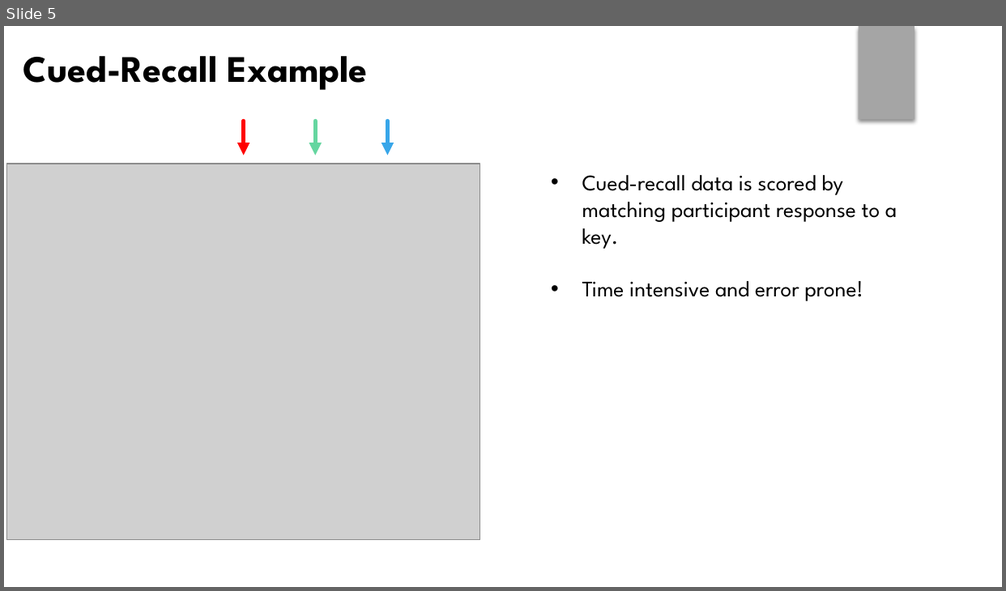
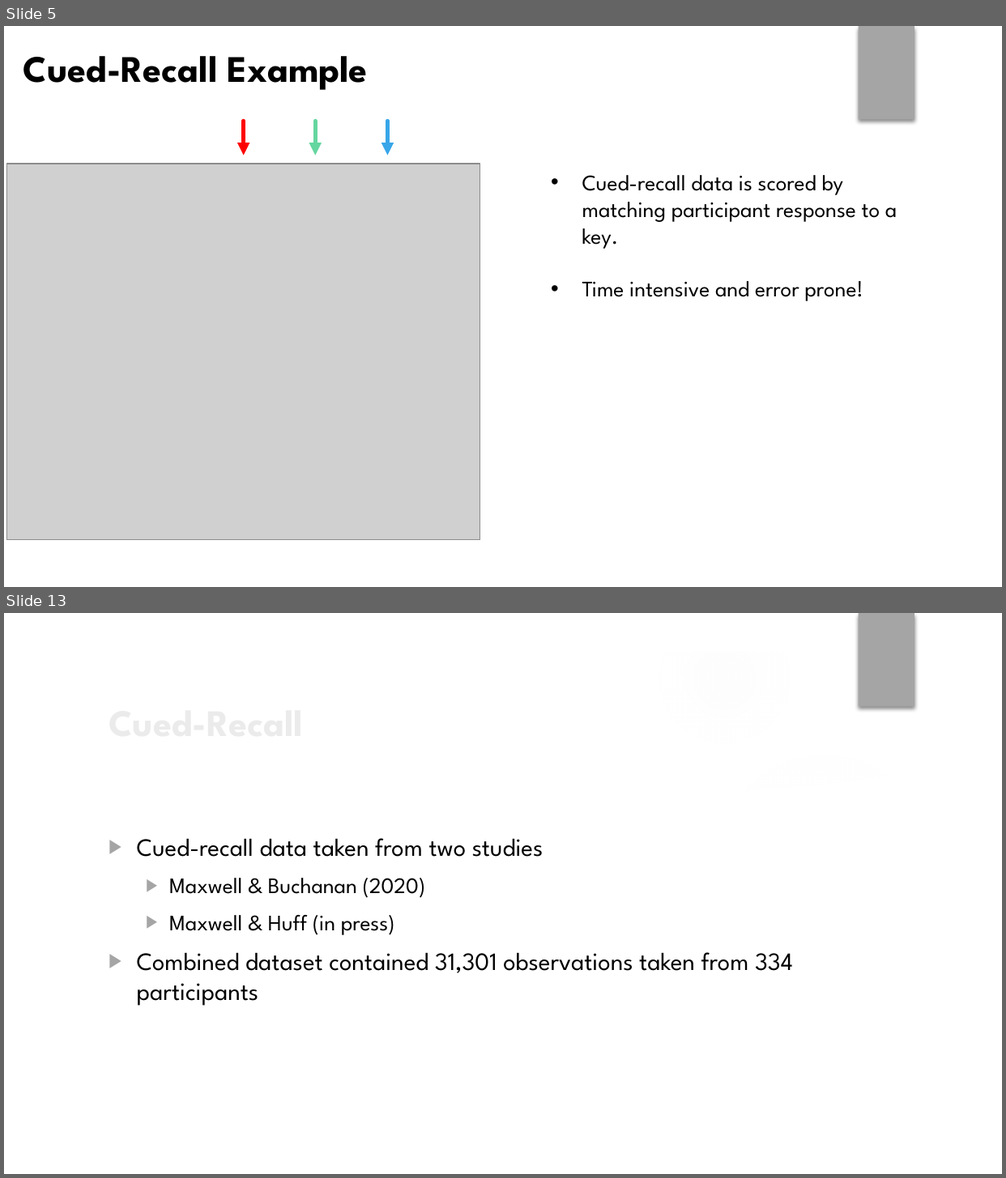
Before and after one commit to npm27/lrd-analysis, a slide deck: Presentations/Grad Symposium 21.pptx. Shown one above the other, each under a label of ours: slide 5 before the commit, slides 5 and 13 after it; the slides between them are not shown. The pictures are 1006x591 and 1006x1178 pixels, drawn with LibreOffice and Linux fonts; fonts in the diff are those of the drawing; grey boxes stand for pictures; background and template pictures are left out. Boxes give left, top, right and bottom in pixels: in the first picture for what was removed or moved away, otherwise in the second. Text is boxed around its words. In the diff, an @@ line names an element or a change of style, - is before the commit and + after.

```diff
--- a/Presentations/Grad Symposium 21.pptx
+++ b/Presentations/Grad Symposium 21.pptx
@@ slide 13 added at box(4, 613, 1002, 1174), background picture (left out); not listed: 1 template element that a slide beside it also shows @@
@@ group added at box(4, 613, 1002, 1174): 5 ellipses, 3 freeform shapes @@
@@ title added at box(99, 693, 816, 751), 27 pt, text #EBEBEB, bold @@
+Cued-Recall
@@ text added at box(137, 838, 793, 1006), 18 pt, text #000000 @@
+▶ Cued-recall data taken from two studies
+  ▶ Maxwell & Buchanan (2020)
+  ▶ Maxwell & Huff (in press)
+▶ Combined dataset contained 31,301 observations taken from 334 participants
```
Also in this commit, not shown: 10 slides changed, 10 other slides added, 2 slides removed, 2 other files.
